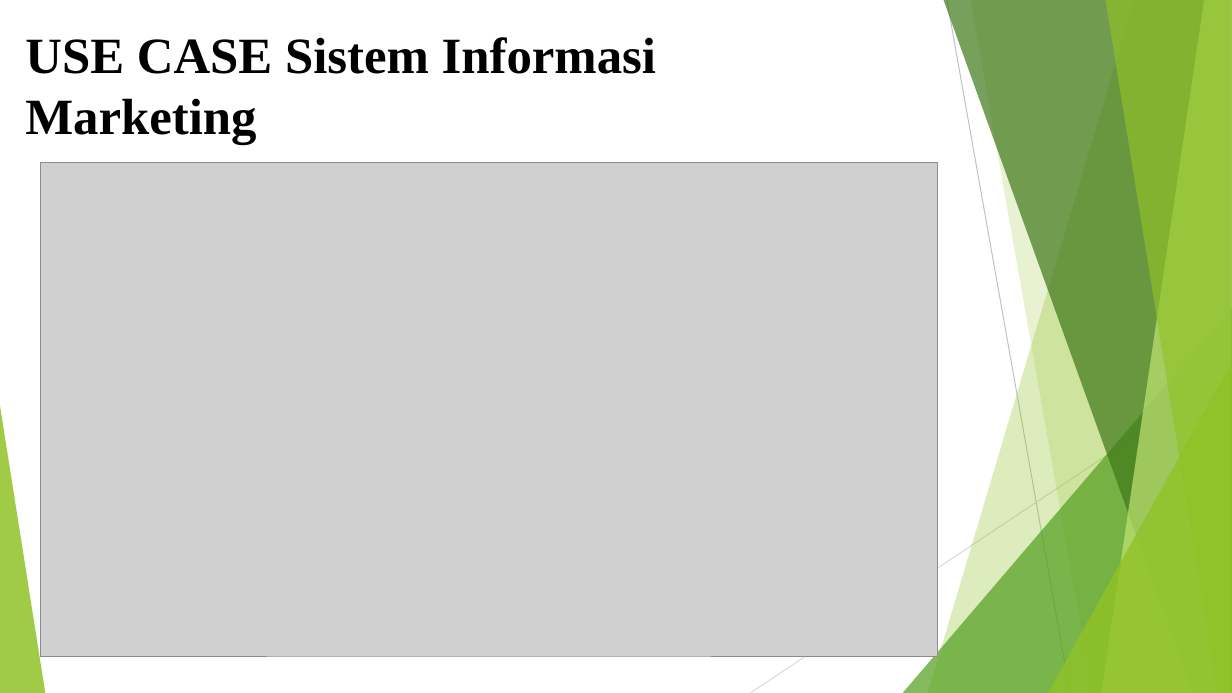
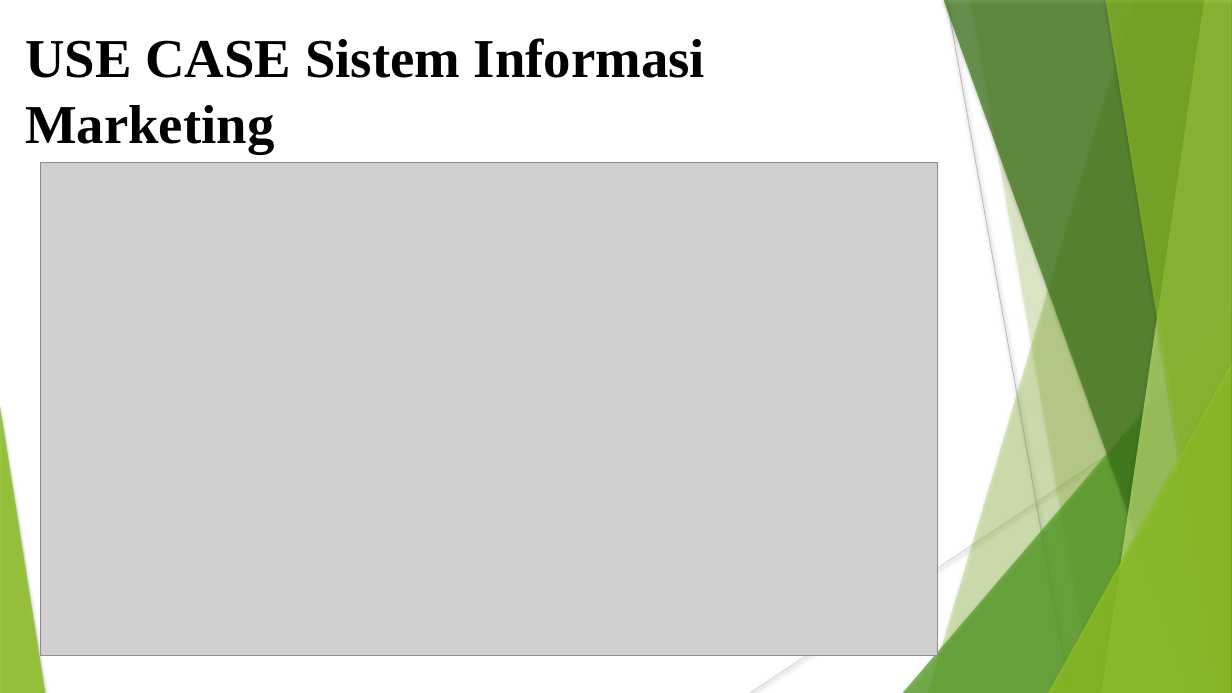
Before and after one commit to jeremia31/kp-magang, a slide deck: slide 8 of ANALISIS DAN PERCANGAN SISTEM MANAJEMEN DATA MARKETING.pptx (slide 9 before the commit). Drawn at 1232x693 pixels with LibreOffice and Linux fonts; fonts in the diff are those of the drawing; grey boxes stand for pictures. Boxes give left, top, right and bottom in pixels: in the first picture for what was removed or moved away, otherwise in the second. Text is boxed around its words. In the diff, an @@ line names an element or a change of style, - is before the commit and + after.

```diff
--- a/ANALISIS DAN PERCANGAN SISTEM MANAJEMEN DATA MARKETING.pptx
+++ b/ANALISIS DAN PERCANGAN SISTEM MANAJEMEN DATA MARKETING.pptx
@@ text "USE CASE Sistem Informasi Marketing" at [25, 38, 705, 154]: size 39.6 to 42.7 pt @@
@@ line (947, 0) - (1070, 693): stroke #BFBFBF 0.75 pt to #BFBFBF 0.74 pt @@
@@ freeform shape at [970, 0, 1232, 693]: shadow on; outline redrawn @@
@@ line (1232, 372) - (750, 693): stroke #D9D9D9 0.75 pt to #D9D9D9 0.74 pt @@
@@ shadow on in 7 elements at [928, 0, 1232, 693], [903, 308, 1232, 693], [944, 0, 1232, 693], [1102, 0, 1232, 693], [1105, 0, 1232, 693], [1048, 363, 1232, 693], [0, 406, 45, 693] @@
```
Also in this commit, not shown: 8 other slides changed, 2 slides added, 3 slides removed, 1 other file.
